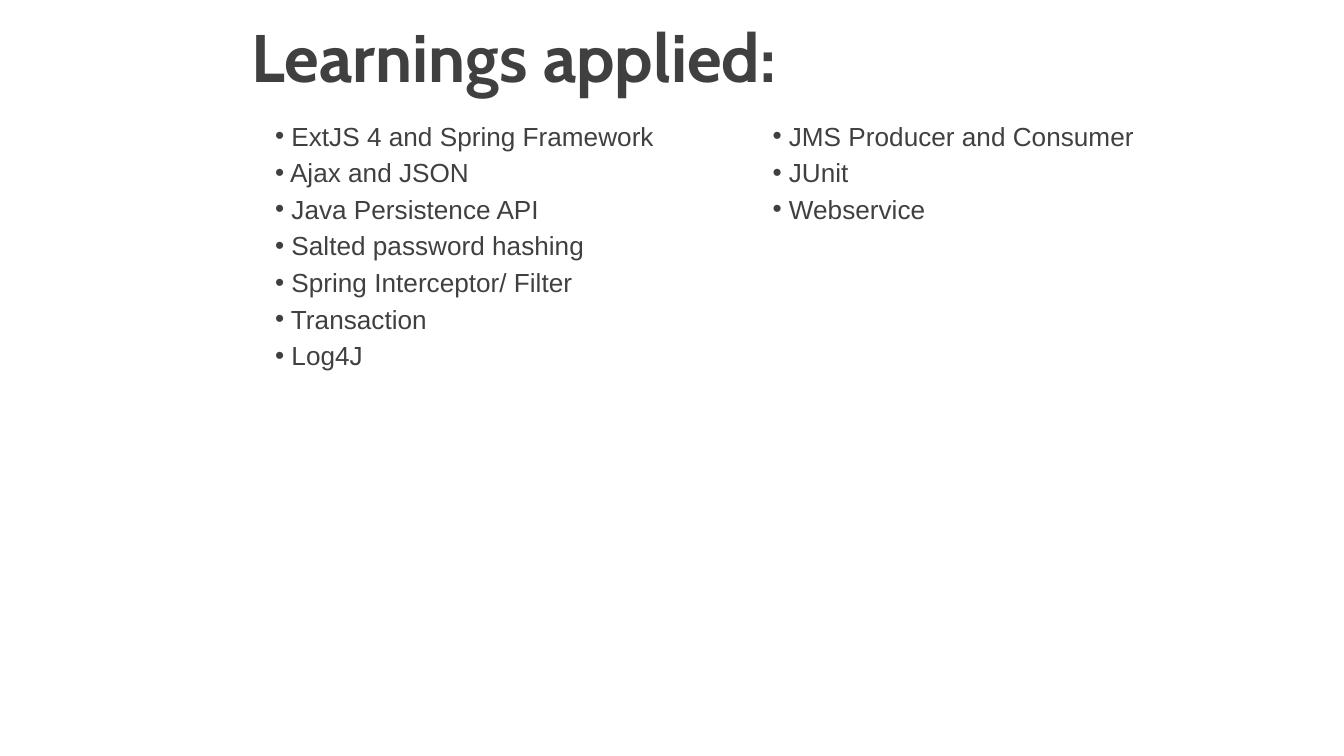
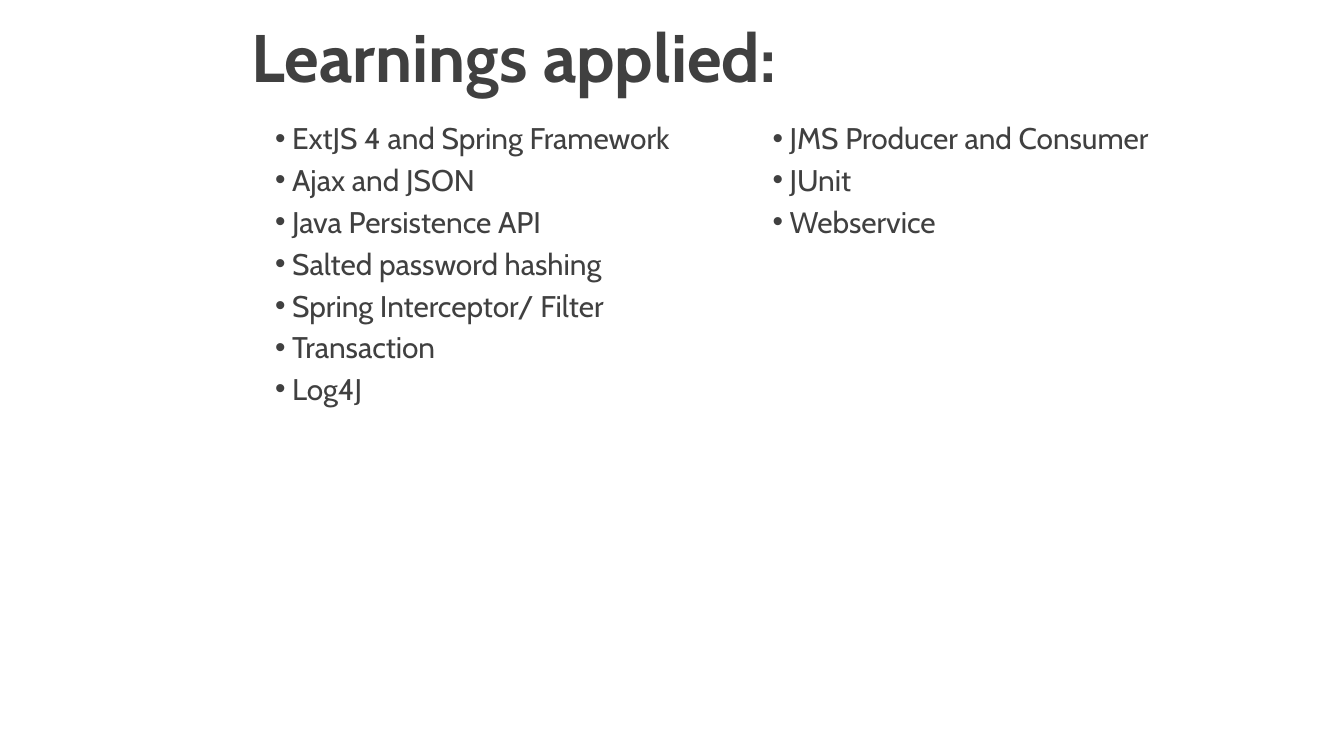
Before and after one commit to MNLBC/Group3Projects, a slide deck: slide 11 of W6 Project/KanenOnlineShopping.pptx. Drawn at 1344x756 pixels with LibreOffice and Linux fonts; fonts in the diff are those of the drawing; background and template pictures are left out. Boxes give left, top, right and bottom in pixels: in the first picture for what was removed or moved away, otherwise in the second. Text is boxed around its words. In the diff, an @@ line names an element or a change of style, - is before the commit and + after.

Commit message:
Update PPT

```diff
--- a/W6 Project/KanenOnlineShopping.pptx
+++ b/W6 Project/KanenOnlineShopping.pptx
@@ text "ExtJS 4 and Spring Framework" at <box>292,126,670,407</box>: size 14 to 16 pt, font Arial to Cabin @@
@@ text "JMS Producer and Consumer" at <box>790,126,1149,234</box>: size 14 to 16 pt, font Arial to Cabin @@
```
Also in this commit, not shown: 3 other slides changed, 3 slides added, 2 slides removed, 3 other files.
